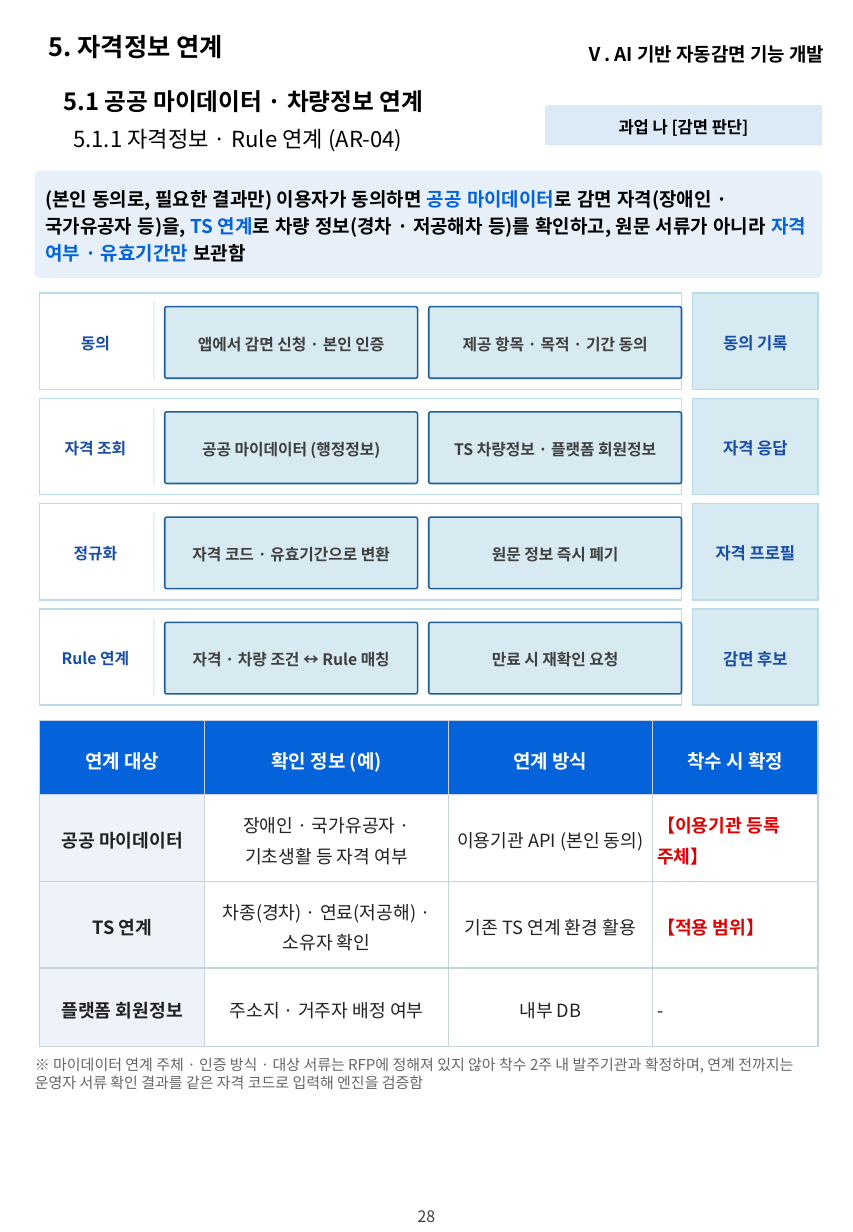
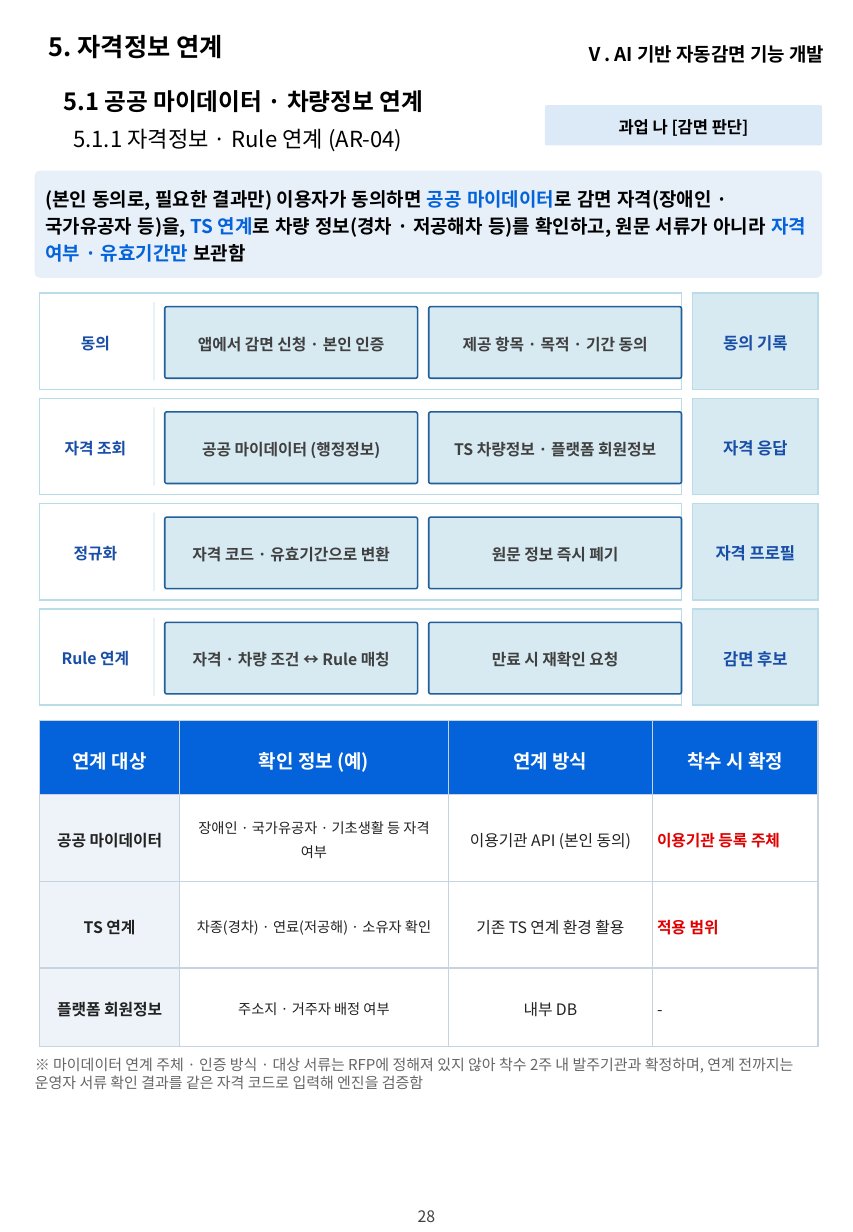
Before and after one commit to hwangsteeve-tech/hbjw, a slide deck: slide 28 of proposals/2026-11_dsit-parking-ai/dsit_proposal.pptx. Drawn at 853x1232 pixels with LibreOffice and Linux fonts; fonts in the diff are those of the drawing; background and template pictures are left out. Boxes give left, top, right and bottom in pixels: in the first picture for what was removed or moved away, otherwise in the second. Text is boxed around its words. In the diff, an @@ line names an element or a change of style, - is before the commit and + after.

```diff
--- a/proposals/2026-11_dsit-parking-ai/dsit_proposal.pptx
+++ b/proposals/2026-11_dsit-parking-ai/dsit_proposal.pptx
@@ table at box(40, 721, 818, 1046) @@
-row 2, column 4: 【이용기관 등록 주체】
+row 2, column 4: 이용기관 등록 주체
-row 3, column 4: 【적용 범위】
+row 3, column 4: 적용 범위
@@ size 11.5 to 10 pt in "공공 마이데이터", "이용기관 API (본인 동의)", "TS 연계", "기존 TS 연계 환경 활용" and 3 more places @@
@@ size 11.5 to 9 pt in "장애인 · 국가유공자 · 기초생활 등 자격 ...", "차종(경차) · 연료(저공해) · 소유자 확인", "주소지 · 거주자 배정 여부" @@
```
Also in this commit, not shown: 28 other slides changed, 3 other files.
